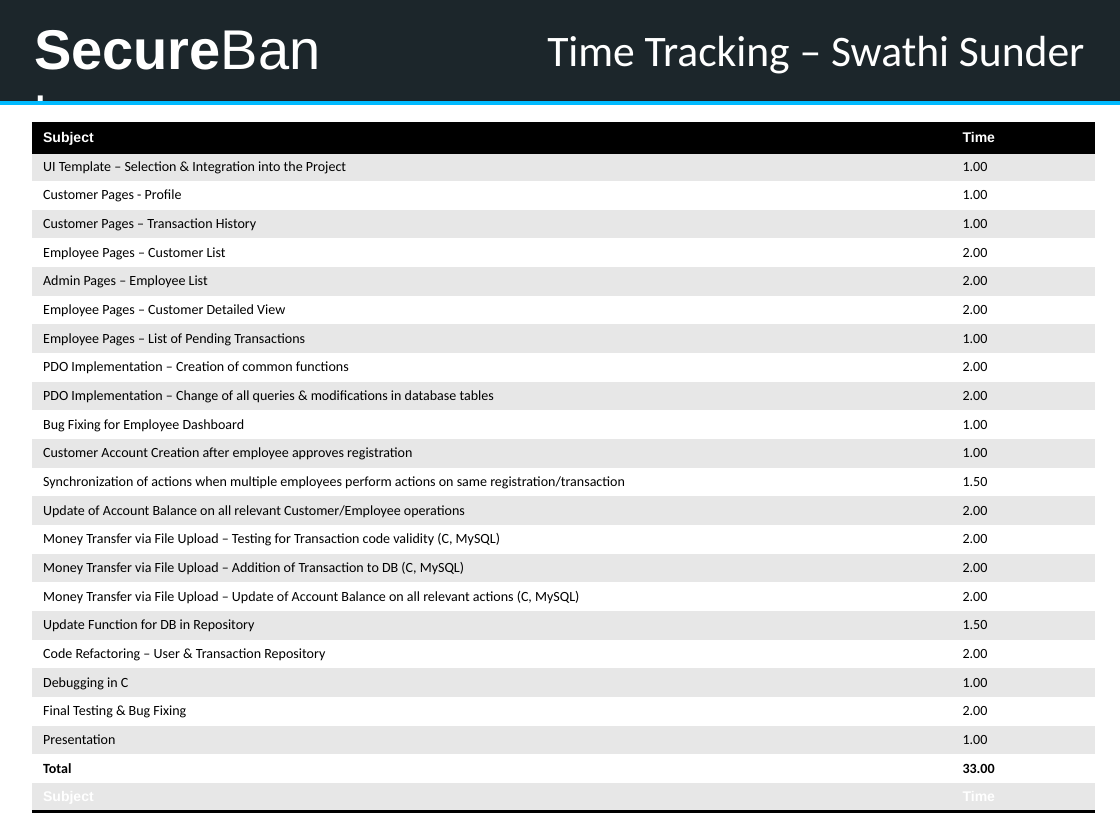
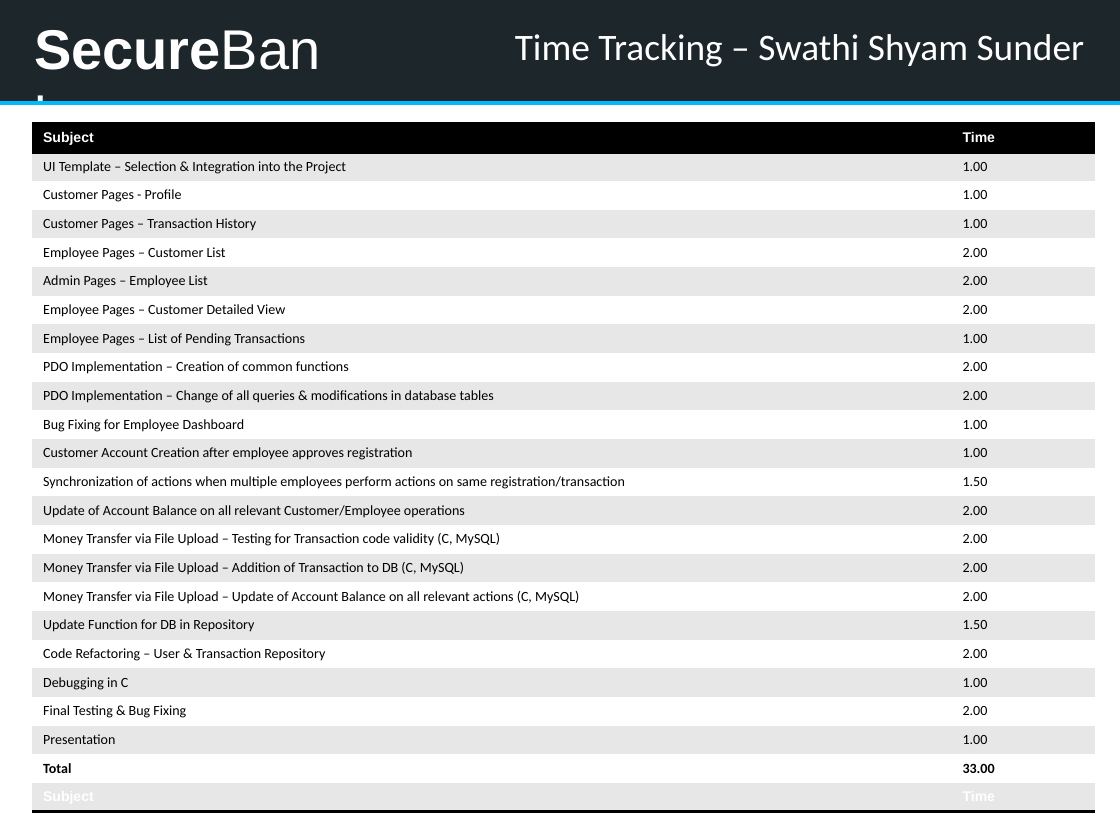
Before and after one commit to kwuerl/secure-coding-team-8, a slide deck: slide 6 of presentation1.pptx. Drawn at 1120x840 pixels with LibreOffice and Linux fonts; fonts in the diff are those of the drawing. Boxes give left, top, right and bottom in pixels: in the first picture for what was removed or moved away, otherwise in the second. Text is boxed around its words. In the diff, an @@ line names an element or a change of style, - is before the commit and + after.

```diff
--- a/presentation1.pptx
+++ b/presentation1.pptx
@@ title at [515,34,1085,67]: text changed; size 28 to 24 pt @@
-Time Tracking – Swathi Sunder
+Time Tracking – Swathi Shyam Sunder
```
Also in this commit, not shown: 1 other slide changed, 1 other file.
